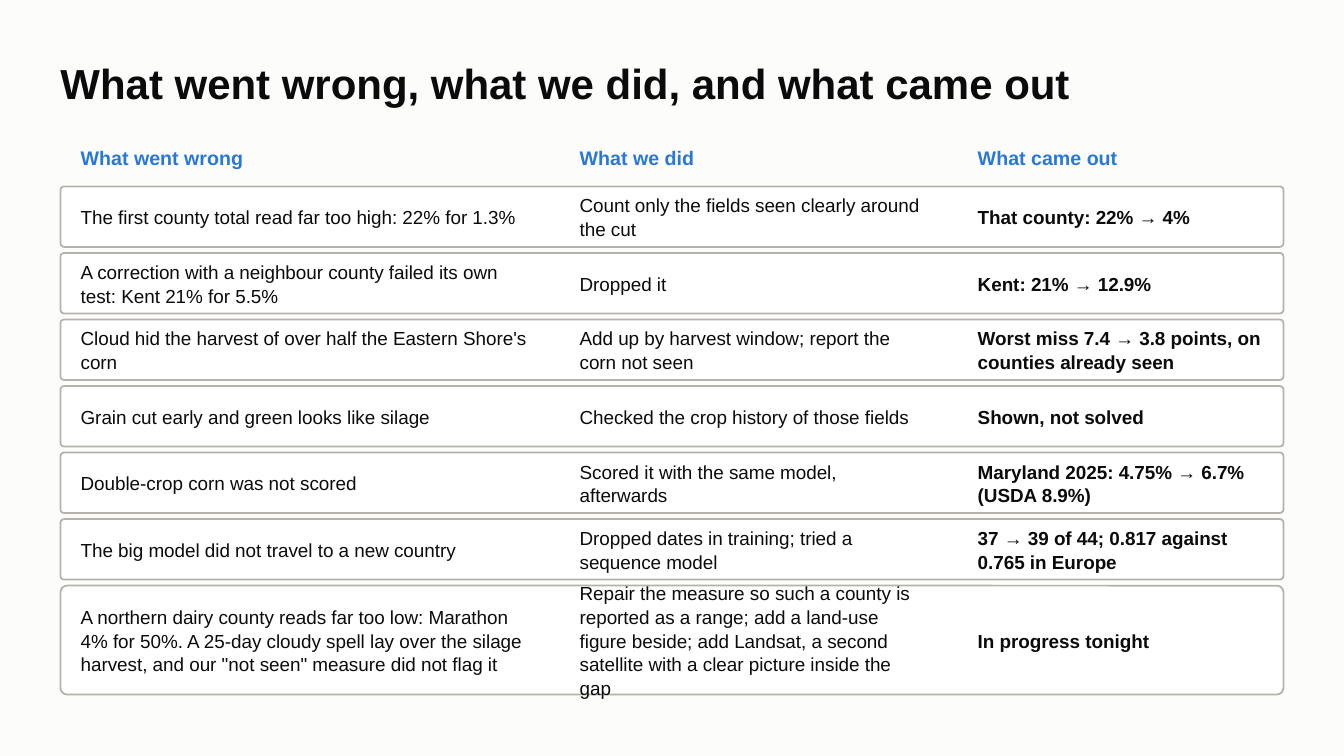
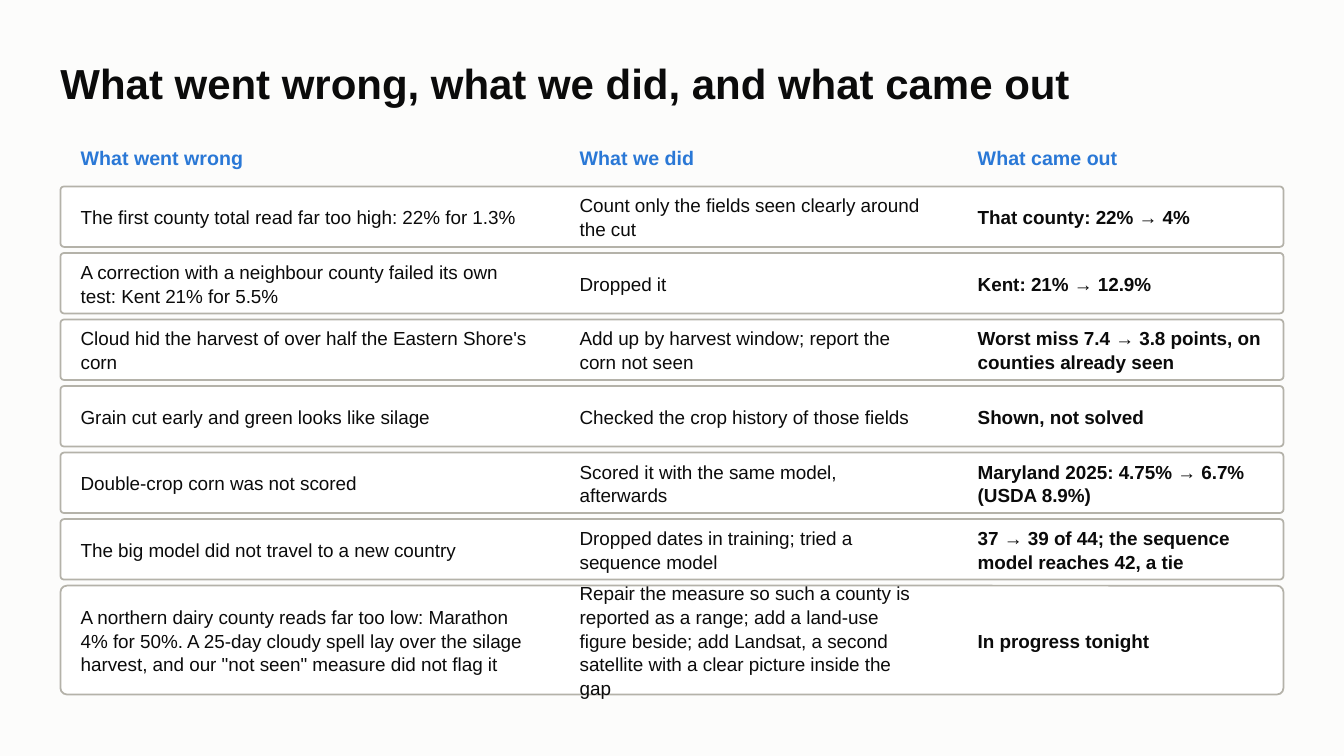
Before and after one commit to ChenSiyun1234/FieldVision, a slide deck: slide 13 of handoff/presentation/FieldVision_model_story.pptx. Drawn at 1344x756 pixels with LibreOffice and Linux fonts; fonts in the diff are those of the drawing. Boxes give left, top, right and bottom in pixels: in the first picture for what was removed or moved away, otherwise in the second. Text is boxed around its words. In the diff, an @@ line names an element or a change of style, - is before the commit and + after.

Commit message:
Deck: the sequence model ties the small one on the labelled fields; four scorings

```diff
--- a/handoff/presentation/FieldVision_model_story.pptx
+++ b/handoff/presentation/FieldVision_model_story.pptx
@@ text at <box>978,531,1230,572</box>: text changed @@
-37 → 39 of 44; 0.817 against 0.765 in Europe
+37 → 39 of 44; the sequence model reaches 42, a tie
```
Also in this commit, not shown: 2 other slides changed, 1 other file.
